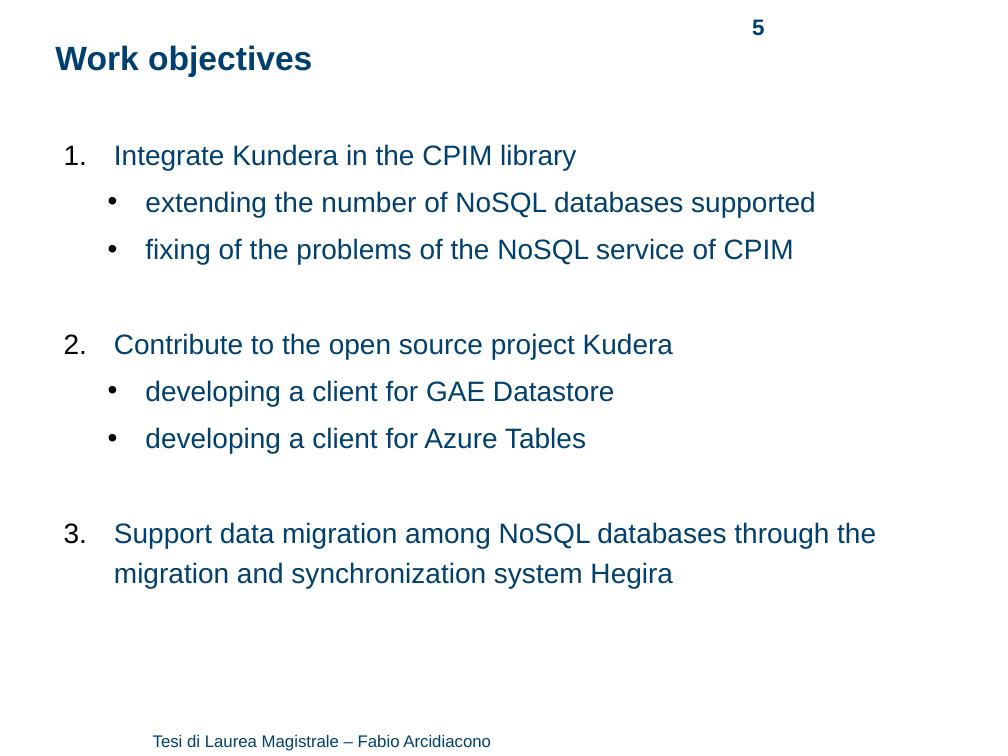
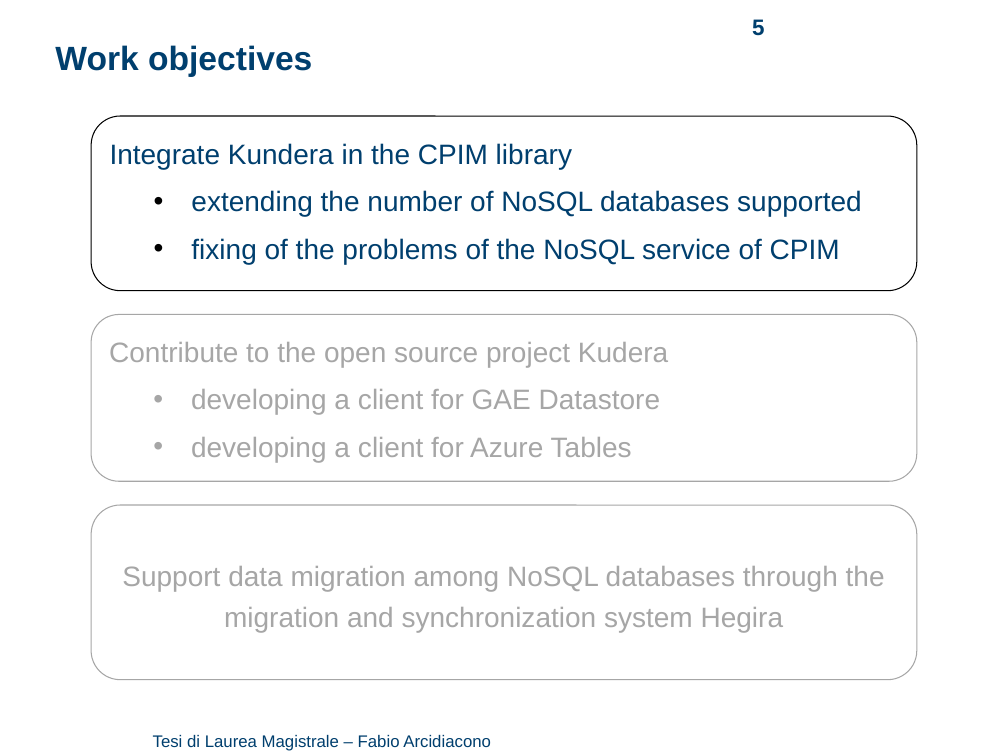
Before and after one commit to arci/thesis, a slide deck: slide 5 of presentation/ThesisPresentation.ppt. Drawn at 1008x756 pixels with LibreOffice and Linux fonts; fonts in the diff are those of the drawing; background and template pictures are left out. Boxes give left, top, right and bottom in pixels: in the first picture for what was removed or moved away, otherwise in the second. Text is boxed around its words. In the diff, an @@ line names an element or a change of style, - is before the commit and + after.

```diff
--- a/presentation/ThesisPresentation.ppt
+++ b/presentation/ThesisPresentation.ppt
@@ rounded rectangle added at (x1=91, y1=116, x2=916, y2=290), fill #FFFFFF, outline #000000 0.74 pt, 20 pt, text #003F6E @@
+Integrate Kundera in the CPIM library
+  • extending the number of NoSQL databases supported
+  • fixing of the problems of the NoSQL service of CPIM
@@ text removed at (x1=114, y1=144, x2=876, y2=588) @@
-1. Integrate Kundera in the CPIM library
-  • extending the number of NoSQL databases supported
-  • fixing of the problems of the NoSQL service of CPIM
-2. Contribute to the open source project Kudera
-  • developing a client for GAE Datastore
-  • developing a client for Azure Tables
-3. Support data migration among NoSQL databases through the migration and synchronization system Hegira
@@ rounded rectangle added at (x1=91, y1=314, x2=916, y2=481), fill #FFFFFF, outline #A6A6A6 0.74 pt, 20 pt, text #A6A6A6 @@
+Contribute to the open source project Kudera
+  • developing a client for GAE Datastore
+  • developing a client for Azure Tables
@@ rounded rectangle added at (x1=91, y1=505, x2=916, y2=679), fill #FFFFFF, outline #A6A6A6 0.74 pt, 20 pt, text #A6A6A6 @@
+Support data migration among NoSQL databases through the migration and synchronization system Hegira
```
Also in this commit, not shown: 11 other slides changed, 12 slides added, 1 slide removed, 14 other files.
